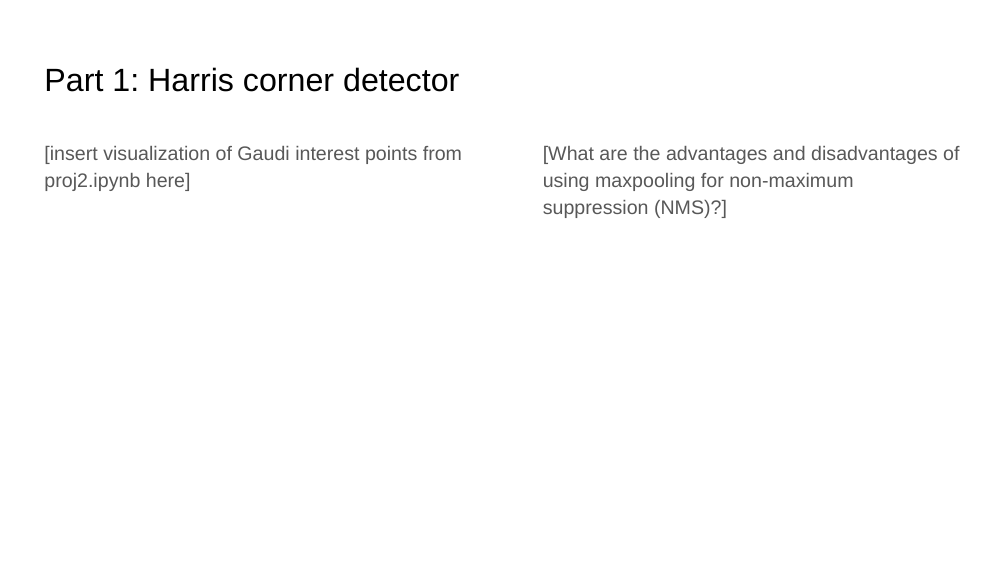
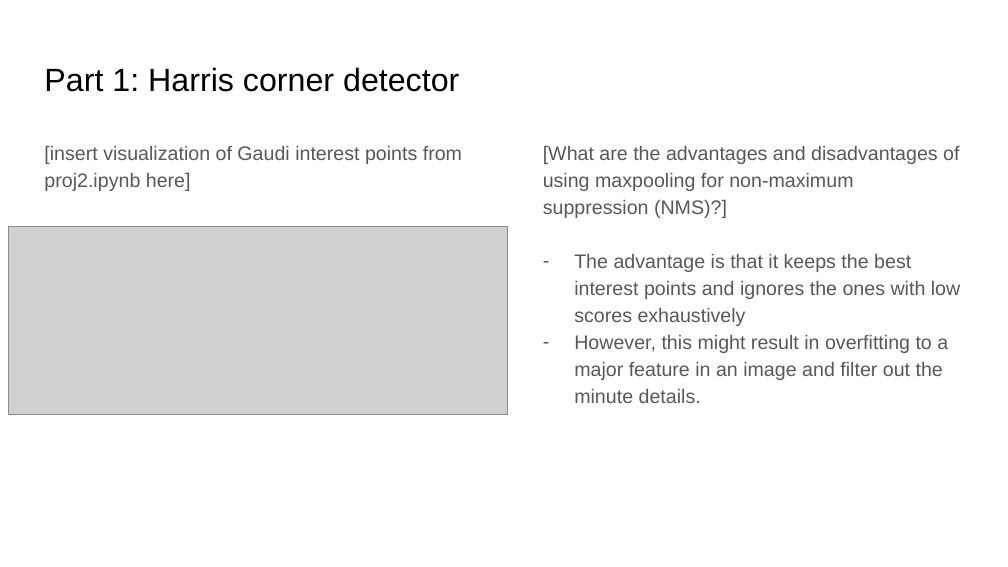
Before and after one commit to m-a-c-e/Computer-Vision, a slide deck: slide 6 of project-2/docs/proj2_report.pptx. Drawn at 1008x567 pixels with LibreOffice and Linux fonts; fonts in the diff are those of the drawing; grey boxes stand for pictures. Boxes give left, top, right and bottom in pixels: in the first picture for what was removed or moved away, otherwise in the second. Text is boxed around its words. In the diff, an @@ line names an element or a change of style, - is before the commit and + after.

```diff
--- a/project-2/docs/proj2_report.pptx
+++ b/project-2/docs/proj2_report.pptx
@@ picture added at [8,227,507,414] @@
@@ text at [574,254,960,403]: paragraphs added @@
+– The advantage is that it keeps the best interest points and ignores the ones with low scores exhaustively
+– However, this might result in overfitting to a major feature in an image and filter out the minute details.
```
Also in this commit, not shown: 18 other slides changed, 32 other files.
